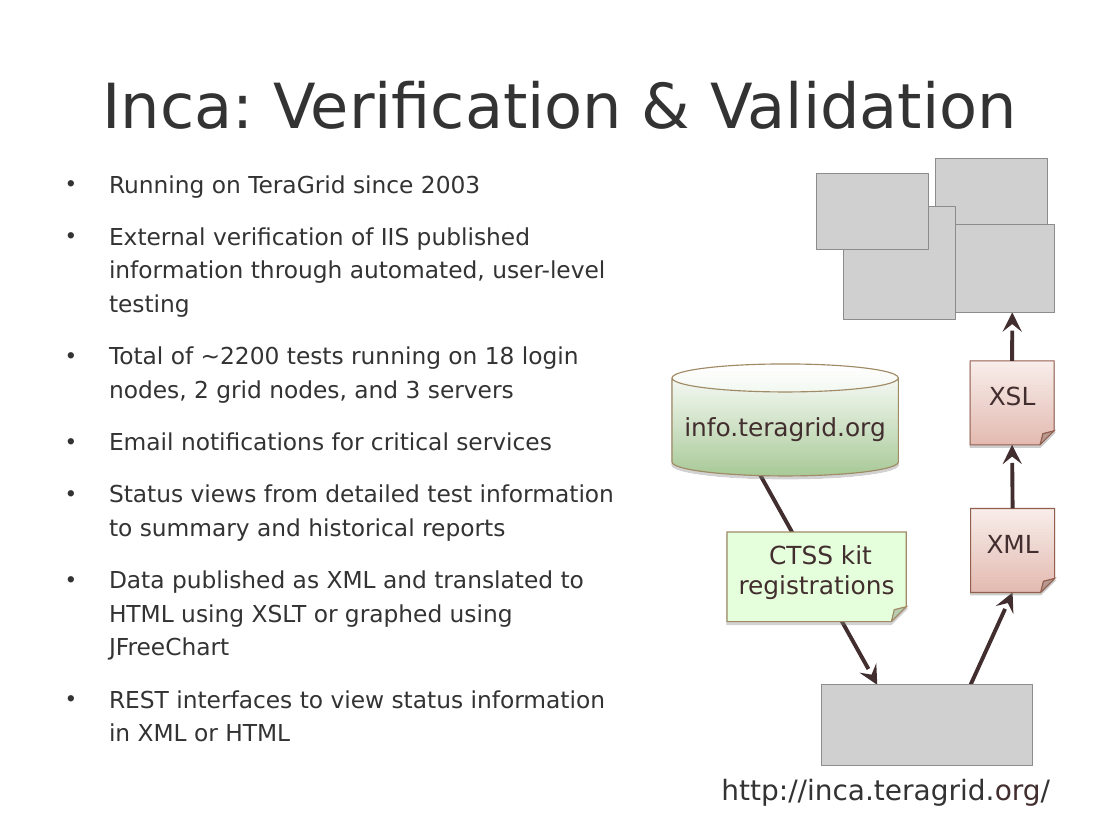
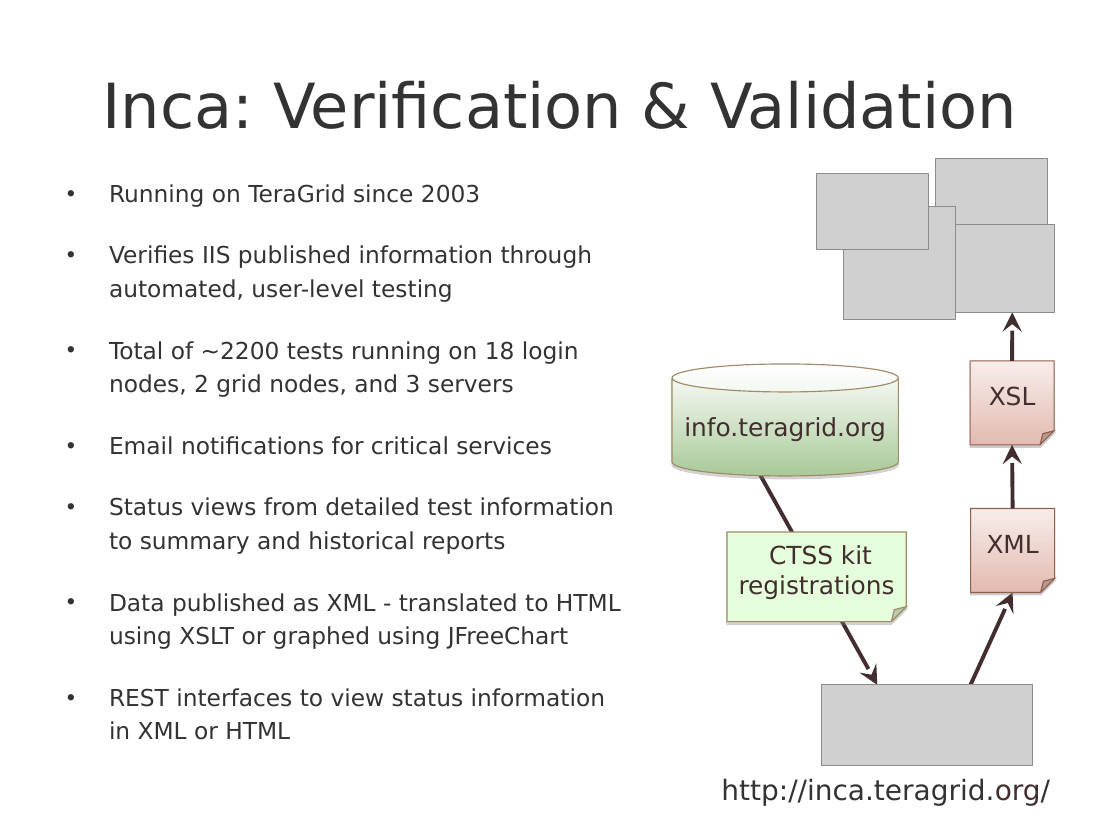
Before and after one commit to IncaProject/inca-xsede, a slide deck: slide 1 of talks/2009/iis_tg_gce09.ppt. Drawn at 1120x840 pixels with LibreOffice and Linux fonts; fonts in the diff are those of the drawing; grey boxes stand for pictures. Boxes give left, top, right and bottom in pixels: in the first picture for what was removed or moved away, otherwise in the second. Text is boxed around its words. In the diff, an @@ line names an element or a change of style, - is before the commit and + after.

Commit message:
small text changes

```diff
--- a/talks/2009/iis_tg_gce09.ppt
+++ b/talks/2009/iis_tg_gce09.ppt
@@ text "Running on TeraGrid since 2003" moved from (x1=109, y1=175, x2=614, y2=742) to (x1=109, y1=184, x2=621, y2=740) @@
@@ text at (x1=109, y1=184, x2=614, y2=740): more space between paragraphs @@
@@ text at (x1=109, y1=245, x2=593, y2=302): text changed @@
-• External verification of IIS published information through automated, user-level testing
+• Verifies IIS published information through automated, user-level testing
@@ text at (x1=109, y1=593, x2=621, y2=649): text changed @@
-• Data published as XML and translated to HTML using XSLT or graphed using JFreeChart
+• Data published as XML - translated to HTML using XSLT or graphed using JFreeChart
```
